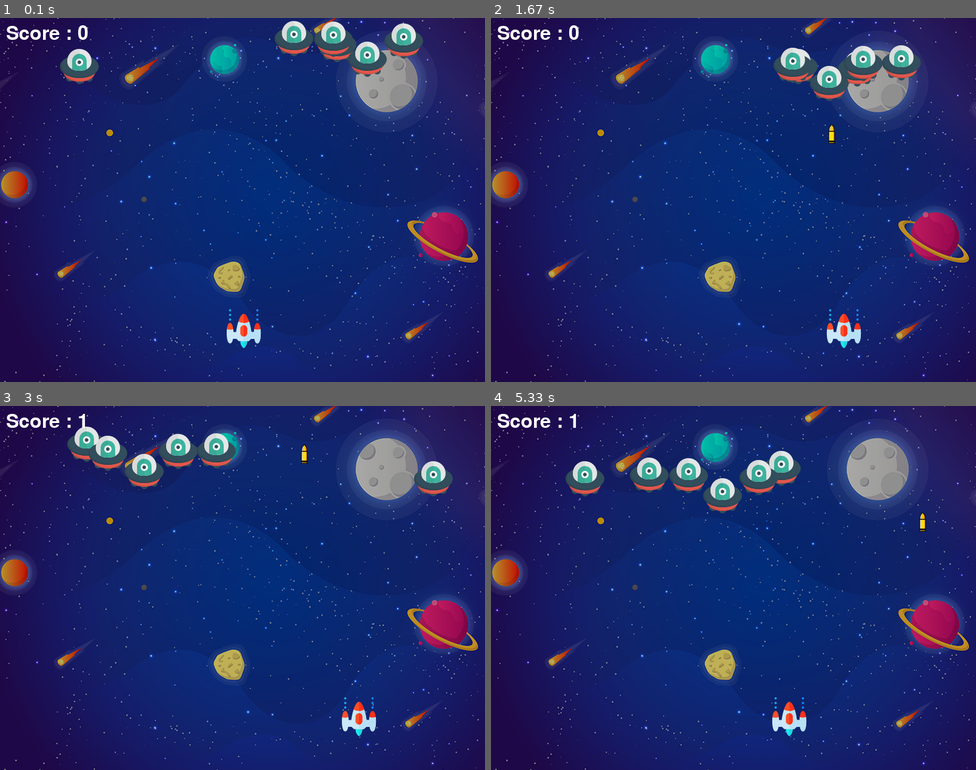
Above: before the commit, frames 1-4 (two rows, left to right).
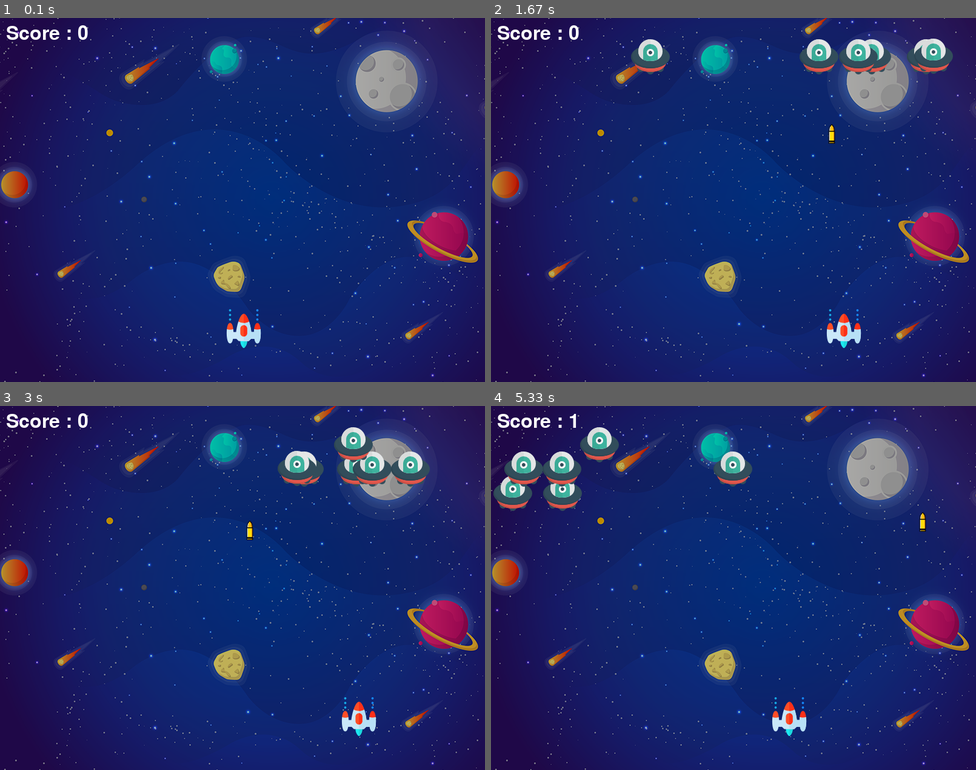
Above: after the commit, the same moments.

Repository: Liflaen/Coding
Game: pygame game, started from Python/space_invaders_game/main.py
The game is run twice, just before and just after one commit, with the same random seed, the same clock (stepped at 60 frames per second) and the same inputs.
Inputs:
- Up to frame 1 (0.1 s): no input
- Up to frame 2 (1.67 s): hold Right 0.33-0.8 s; hold Right 0.83-1.3 s; tap Space at 0.9, 1.2, 1.4 s; hold Left from 1.33 s (still down)
- Up to frame 3 (3 s): tap Space at 1.7, 1.97, 2.27, 2.4, 2.7 s; release Left at 1.87 s; hold Left 1.9-2.3 s; hold Right 2.33-2.97 s
- Up to frame 4 (5.33 s): hold Left 3-3.47 s; tap Space at 3.07, 3.37, 3.57, 3.87, 4.07, 4.37, 4.57, 4.87, 5.13 s; hold Right 3.5-3.97 s; hold Right 4-4.47 s; hold Left 4.5-5.03 s; hold Left from 5.07 s (still down)

The runs differ from the first frame. In frame 1, 2.8% of the frame differs, in the area x 12-88%, y 0-19%; in frame 2, 3.9%; in frame 3, 5.6%; in frame 4, 5.8%, in the area x 0-64%, y 5-30%.

Commit message:
Add of smooth moving from the galaxy to enemies

Diff:
--- a/Python/space_invaders_game/main.py
+++ b/Python/space_invaders_game/main.py
@@ -29,21 +29,24 @@
 playerX_change = 0
 playerX_speed = 5
 
-# multiplet enemies setup
+# multiplet enemies setup / list
 enemyImg = []
 enemyX = []
 enemyY = []
 enemyX_change = []
 enemyY_change = []
+enemyY_start_change = []
 enemyX_speed = []
 num_of_enemies = 6
 
+# fillin list of 6 enemies
 for i in range(num_of_enemies):
     enemyImg.append(pygame.image.load('images\\ufo-enemy64.png'))
     enemyX.append(random.randint(0, 736))
-    enemyY.append(random.randint(0, 60))
+    enemyY.append(random.randint(-130, -80))
     enemyX_change.append(4)
     enemyY_change.append(40)
+    enemyY_start_change.append(2)
     enemyX_speed.append(4)
 
 # bullet setup
@@ -64,11 +67,11 @@
 textY = 10
 
 # game over text setup
-game_over_font = pygame.font.Font('freesansbold.ttf', 64)
+big_font = pygame.font.Font('freesansbold.ttf', 64)
 
-def game_over_text():
-    game_over_text = game_over_font.render("GAME OVER", True, (255, 255, 255))
-    screen.blit(game_over_text, (200, 250))
+def main_text(text, x, y):
+    main_text = big_font.render(text, True, (255, 255, 255))
+    screen.blit(main_text, (x, y))
 
 def show_score (x, y):
     # label , True - want to render , Color
@@ -130,21 +133,24 @@
     screen.blit(background, (0,0))
 
     # enemy movements
-    for i in range(num_of_enemies):
+    for i in range(len(enemyX)):
         # Game over text
-        if enemyY[i] > 440:
-            for j in range(num_of_enemies):
+        if enemyY[i] > 430:
+            for j in range(len(enemyX)):
                 enemyY[j] = 2000
-            game_over_text()
+            main_text("GAME OVER", 200, 250)
             break
-
-        enemyX[i] += enemyX_change[i]
-        if enemyX[i] <= 0:
-            enemyY[i] += enemyY_change[i]
-            enemyX_change[i] = enemyX_speed[i]
-        elif enemyX[i] >= 736:
-            enemyY[i] += enemyY_change[i]
-            enemyX_change[i] = -enemyX_speed[i]
+        # a little bit better spawning of enemies coming from shadows generated -130,-80 and then go down until reach Y = 30 , then will start normal beahvior of enemies
+        if enemyY[i] <= 30:
+            enemyY[i] += enemyY_start_change[i]
+        else:
+            enemyX[i] += enemyX_change[i]
+            if enemyX[i] <= 0:
+                enemyY[i] += enemyY_change[i]
+                enemyX_change[i] = enemyX_speed[i]
+            elif enemyX[i] >= 736:
+                enemyY[i] += enemyY_change[i]
+                enemyX_change[i] = -enemyX_speed[i]
 
         # Collision check between enemy and bullet
         collision = isCollision(enemyX[i], enemyY[i], bulletX, bulletY)
@@ -156,8 +162,14 @@
             bulletY = bulletY_start_coor
             bullet_state = "ready"
             score_value += 1
-            enemyX[i] = random.randint(0, 736)
-            enemyY[i] = random.randint(0, 60)
+            if score_value < 15:
+                enemyX[i] = random.randint(0, 736)
+                enemyY[i] = random.randint(-130, -80)
+            # remove enemy from list
+            else:
+                enemyX.remove(enemyX[i])
+                enemyY.remove(enemyY[i])
+                break
 
         enemy(enemyX[i], enemyY[i], i)
 
Binary file added: Python/space_invaders_game/images/boss_heart32.png
